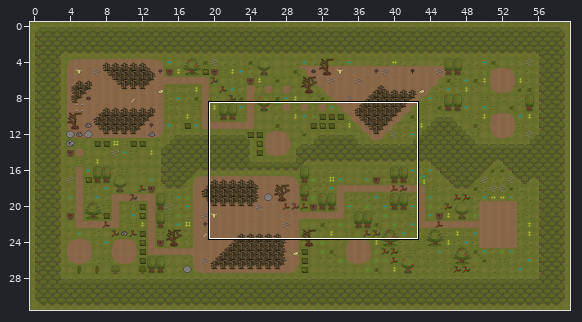
A Tiled map gets an edit: assets/maps/tmx/bosque.tmx. Above: a wide view before the commit, with the close-up outlined.
Close-up. Old version:
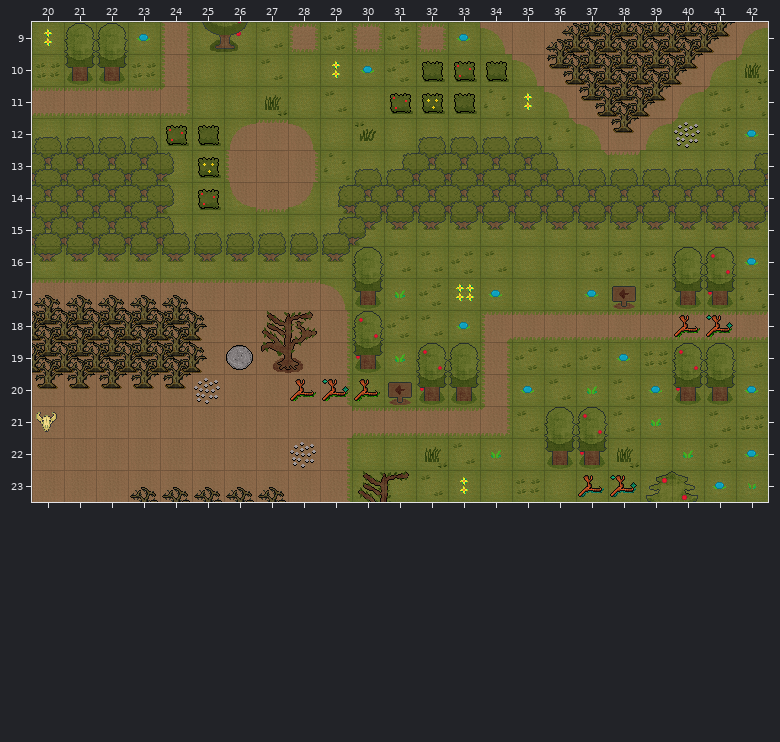
Cells are 32x32 px. Shown: x 20..42, y 9..23.
And afterwards:
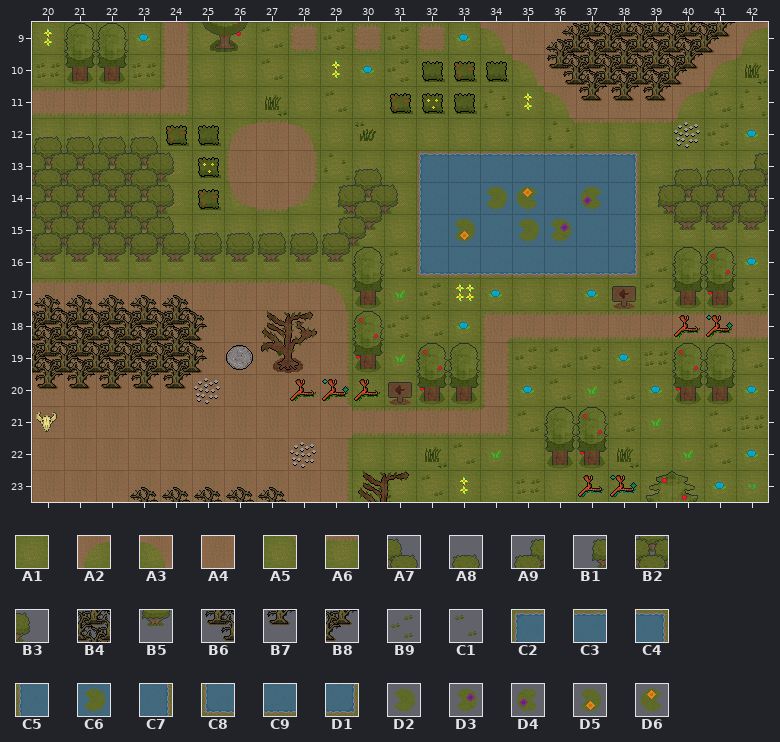
Key: from "ForestTileSet": A1 21, A2 54, A3 55, A4 68, A5 83, A6 84, A7 96, A8 97, A9 98, B1 112, B2 113, B3 114, B4 116, B5 129, B6 131, B7 132, B8 133, B9 192, C1 193; from "TileSetWater": C2 0, C3 1, C4 2, C5 3, C6 4, C7 5, C8 6, C9 7, D1 8; from "waterDecoration": D2 0, D3 1, D4 1 turned 180, D5 2, D6 2 turned 180.
__ is an empty cell, .. an unchanged one.
See-through tiles are keyed as they look on the map.
From the commit log: Lago del bosque !!
Edits made:
--- layer "Ground"
@@ x 32..39 @@
-12 .. .. .. .. .. A3 A4 A2
-13 A1 A1 A1 A1 A1 A5 A6 ..
-14 A1 A1 A1 A1 A1 A1 A1 ..
-15 A1 A1 A1 A1 A1 A1 A1 ..
-16 A1 A1 A1 A1 A1 A1 A1 ..
+12 .. .. .. .. .. A6 A6 A6
+13 __ __ __ __ __ __ __ ..
+14 __ C6 C6 C6 C6 C6 __ ..
+15 __ C6 C6 C6 C6 C6 __ ..
+16 __ __ __ __ __ __ __ ..
--- layer "Decoration"
@@ x 32..38 @@
-14 .. .. __ __ .. __ ..
-15 .. __ .. __ __ .. ..
-16 C1 B9 C1 .. .. C1 C1
+14 .. .. D2 D6 .. D4 ..
+15 .. D5 .. D2 D3 .. ..
+16 __ __ __ .. .. __ __
--- layer "Collision"
@@ x 31..39 @@
-11 .. .. .. .. .. .. B6 B4 B8
-12 .. A8 A8 A8 A8 .. .. B7 ..
-13 A9 B2 B2 B2 B2 A7 A8 A8 A8
-14 B2 B2 B2 B2 B2 B2 B2 B2 B2
-15 B5 B5 B5 B5 B5 B5 B5 B5 B5
-16 .. __ __ __ __ __ __ __ ..
+11 .. .. .. .. .. .. B7 B7 B7
+12 .. __ __ __ __ .. .. __ ..
+13 __ C2 C3 C3 C3 C3 C3 C4 __
+14 B3 C5 __ __ __ __ __ C7 B1
+15 __ C5 __ __ __ __ __ C7 __
+16 .. C8 C9 C9 C9 C9 C9 D1 ..
Boxes around the changes in both close-ups, in picture pixels (x1, y1, x2, y2):
changed: (386, 87, 672, 278)
